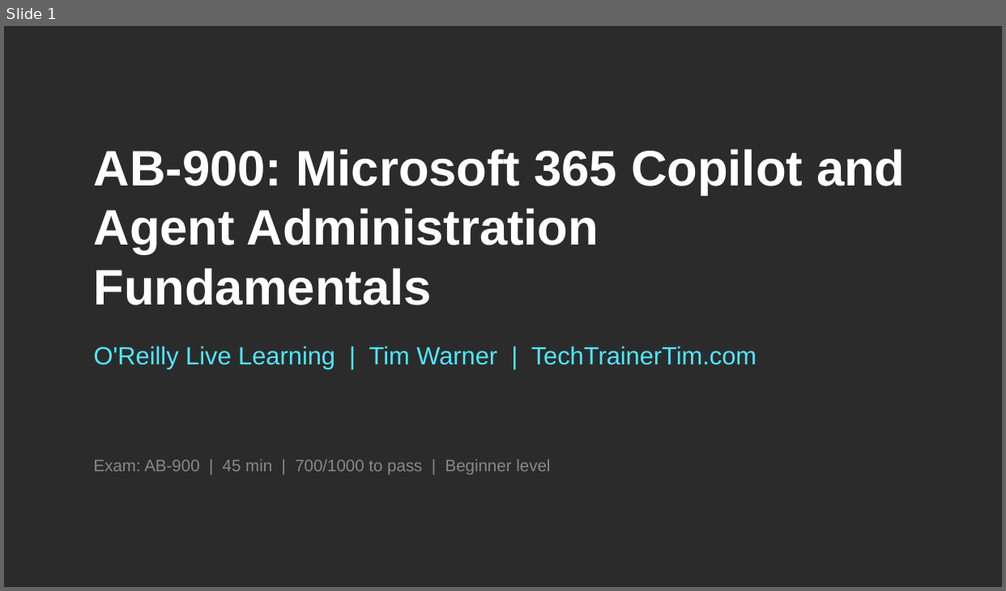
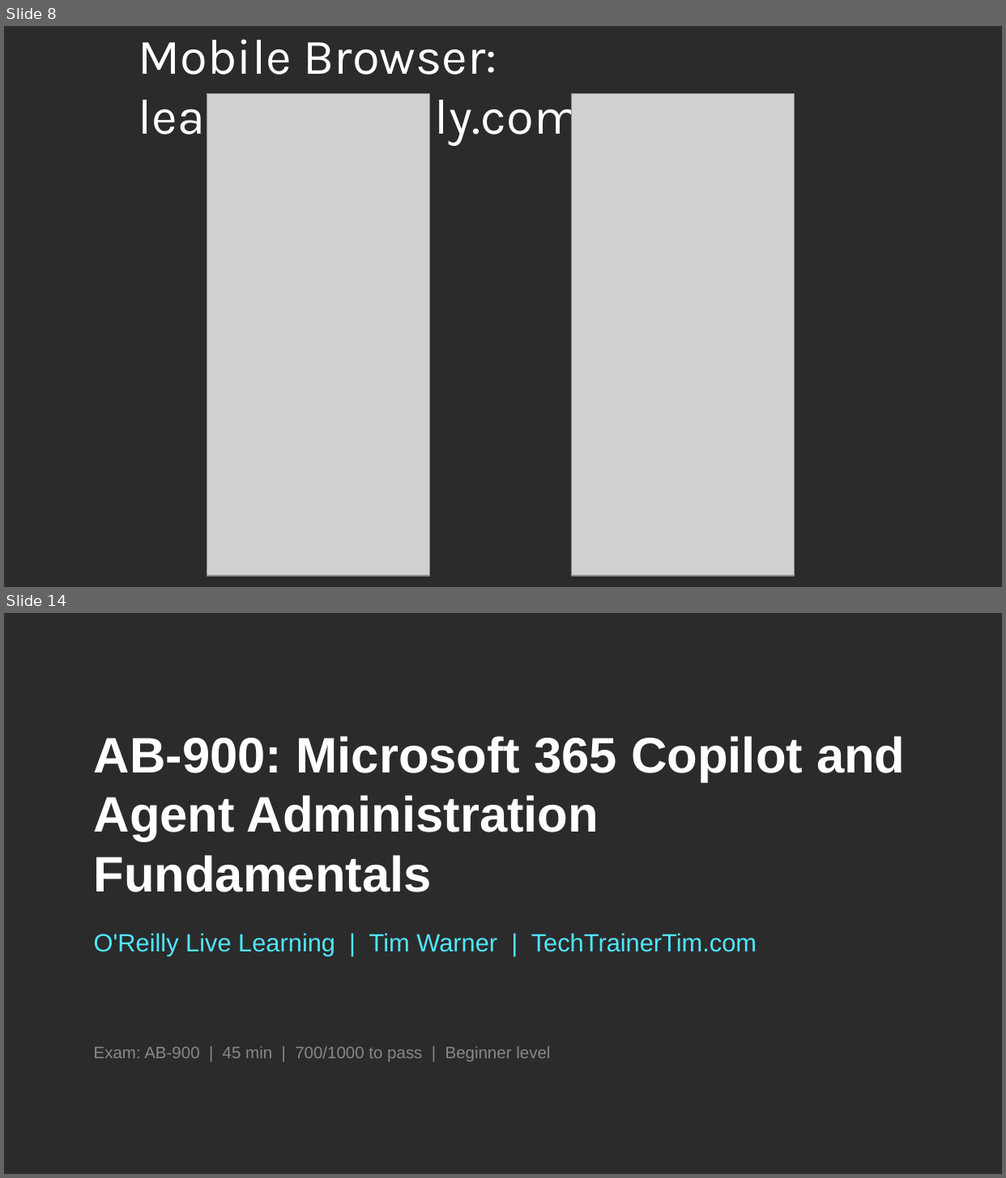
Before and after one commit to timothywarner-org/ab900, a slide deck: warner-ab900-July-2026.pptx. Shown one above the other, each under a label of ours: slide 1 before the commit, slides 8 and 14 after it; the slides between them are not shown. The pictures are 1006x591 and 1006x1178 pixels, drawn with LibreOffice and Linux fonts; fonts in the diff are those of the drawing; grey boxes stand for pictures; background and template pictures are left out; a plain dark background stands for a picture behind light text. Boxes give left, top, right and bottom in pixels: in the first picture for what was removed or moved away, otherwise in the second. Text is boxed around its words. In the diff, an @@ line names an element or a change of style, - is before the commit and + after.

```diff
--- a/warner-ab900-July-2026.pptx
+++ b/warner-ab900-July-2026.pptx
@@ slide 8 added at (x1=4, y1=26, x2=1002, y2=587), background picture (left out) @@
@@ title added at (x1=138, y1=39, x2=581, y2=146), 36 pt, text #FFFFFF @@
+Mobile Browser: learning.oreilly.com
@@ picture added at (x1=206, y1=94, x2=429, y2=576) @@
@@ picture added at (x1=571, y1=94, x2=794, y2=576) @@
@@ what was slide 1 is now slide 14 @@
```
Also in this commit, not shown: 12 other slides added, 3 other files.
